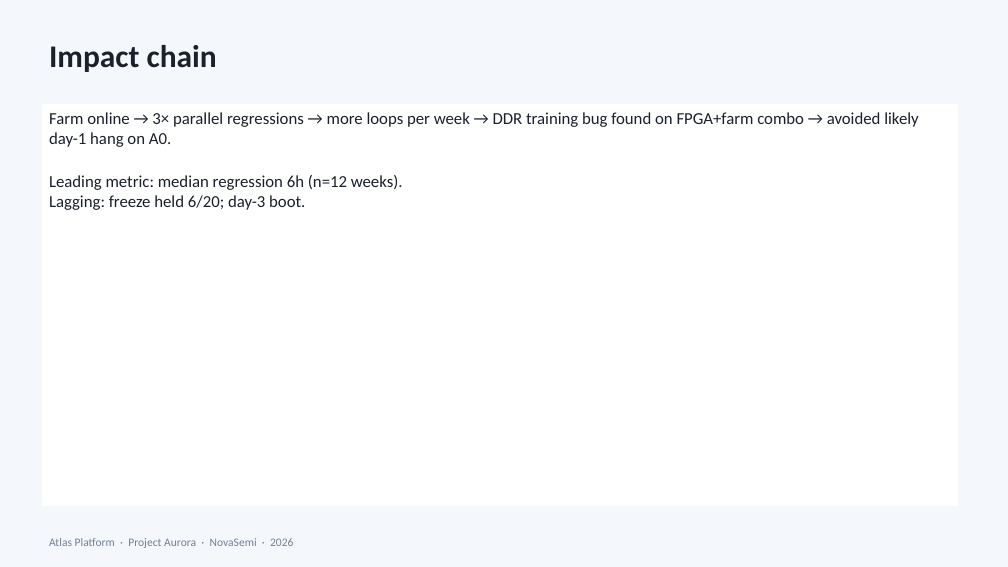
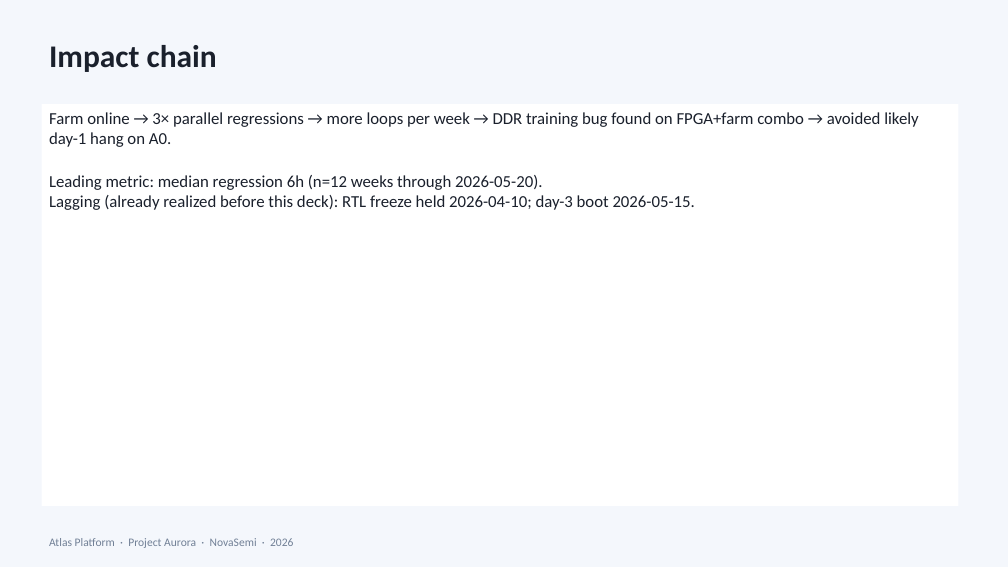
Before and after one commit to peter0749/MindsetMD, a slide deck: slide 4 of skills/presentations/assets/pptx/examples/04-benefit-value.pptx. Drawn at 1008x567 pixels with LibreOffice and Linux fonts; fonts in the diff are those of the drawing. Boxes give left, top, right and bottom in pixels: in the first picture for what was removed or moved away, otherwise in the second. Text is boxed around its words. In the diff, an @@ line names an element or a change of style, - is before the commit and + after.

Commit message:
Fix Aurora example timeline coherence across decks 01-09
Resequence freeze (4/10) before silicon (5/12) and farm-ROI lagging
KPIs before ask-by (5/30). Add AURORA_TIMELINE anchors and regression
tests that fail on freeze-held-after-ask and 01/02 chronology bugs.

```diff
--- a/skills/presentations/assets/pptx/examples/04-benefit-value.pptx
+++ b/skills/presentations/assets/pptx/examples/04-benefit-value.pptx
@@ text in rectangle at bbox=[49, 175, 695, 210]: text changed @@
-Leading metric: median regression 6h (n=12 weeks).
-Lagging: freeze held 6/20; day-3 boot.
+Leading metric: median regression 6h (n=12 weeks through 2026-05-20).
+Lagging (already realized before this deck): RTL freeze held 2026-04-10; day-3 boot 2026-05-15.
```
Also in this commit, not shown: 2 other slides changed, 20 other files.
